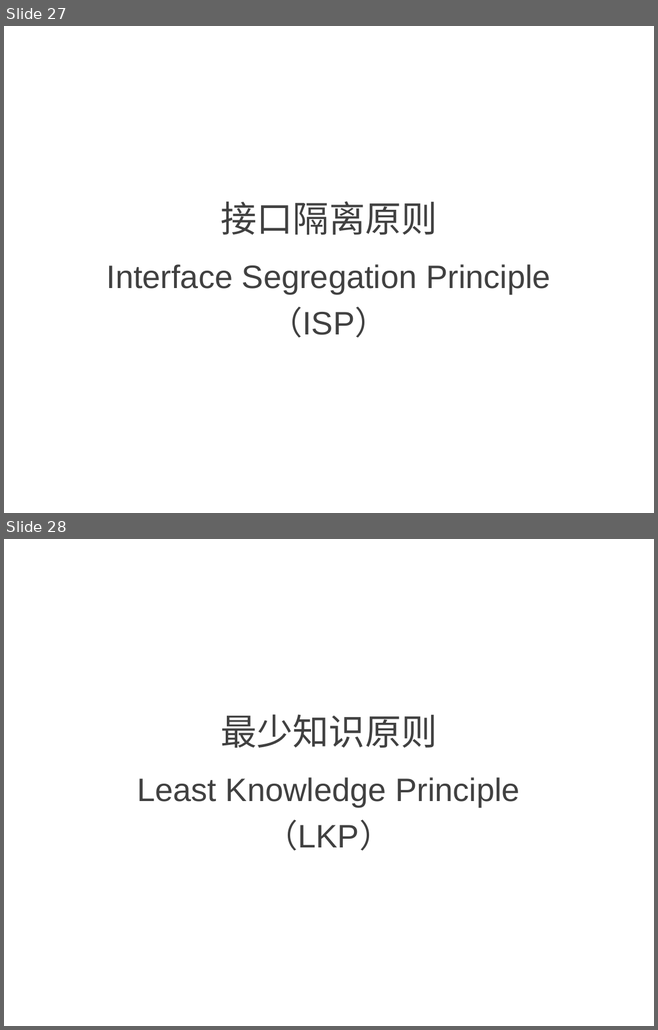
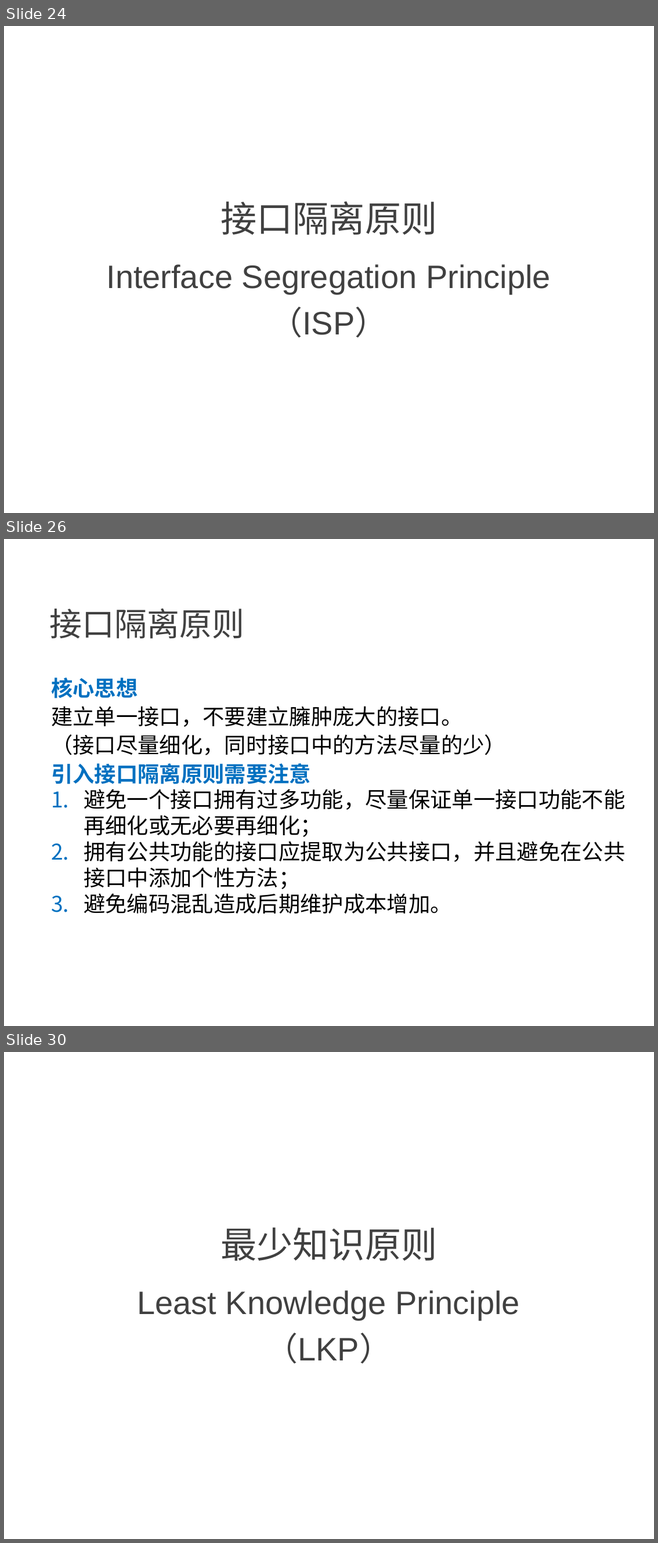
Before and after one commit to NewGr8Player/My-PPT, a slide deck: Design pattern/23种设计模式详解.pptx. Shown one above the other, each under a label of ours: slides 27 and 28 before the commit, slides 24, 26 and 30 after it; the slides between them are not shown. The pictures are 658x1030 and 658x1543 pixels, drawn with LibreOffice and Linux fonts; fonts in the diff are those of the drawing. Boxes give left, top, right and bottom in pixels: in the first picture for what was removed or moved away, otherwise in the second. Text is boxed around its words. In the diff, an @@ line names an element or a change of style, - is before the commit and + after.

Commit message:
增加接口隔离原则

```diff
--- a/Design pattern/23种设计模式详解.pptx
+++ b/Design pattern/23种设计模式详解.pptx
@@ slide 26 added at (4,539,654,1026), background #FFFFFF @@
@@ text added at (49,608,244,639), 36 pt, text #404040 @@
+接口隔离原则
@@ text added at (51,678,625,914), 24 pt, text #000000 @@
+核心思想
+建立单一接口，不要建立臃肿庞大的接口。
+（接口尽量细化，同时接口中的方法尽量的少）
+引入接口隔离原则需要注意
+1. 避免一个接口拥有过多功能，尽量保证单一接口功能不能再细化或无必要再细化；
+2. 拥有公共功能的接口应提取为公共接口，并且避免在公共接口中添加个性方法；
+3. 避免编码混乱造成后期维护成本增加。
@@ what was slide 27 is now slide 24 @@
@@ what was slide 28 is now slide 30 @@
```
Also in this commit, not shown: 1 slide changed, 4 other slides added, 3 slides removed, 3 other files.
